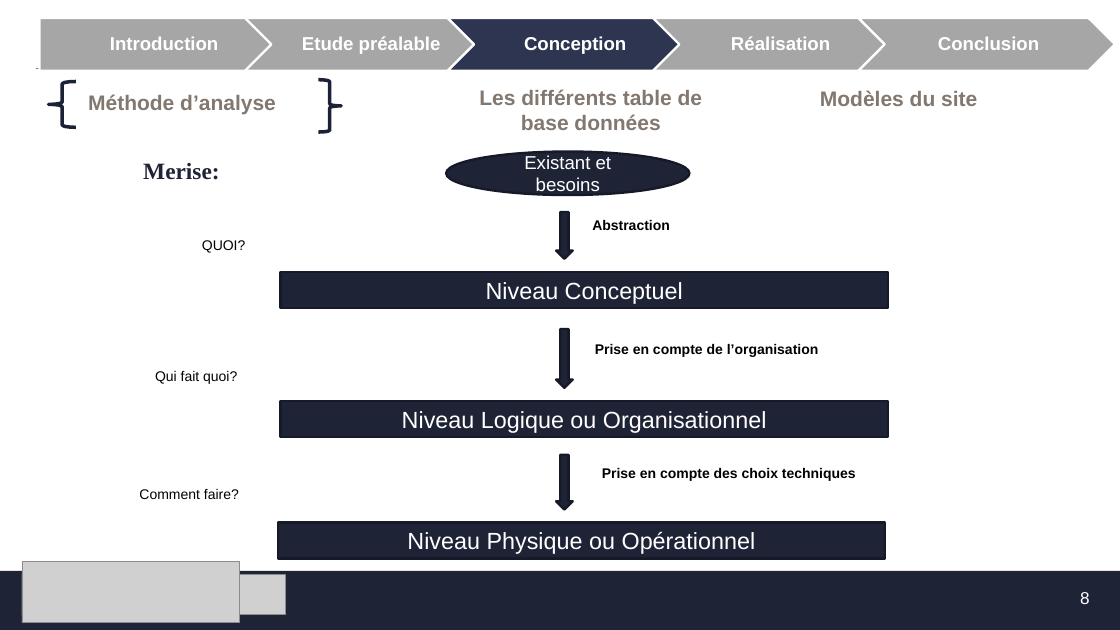
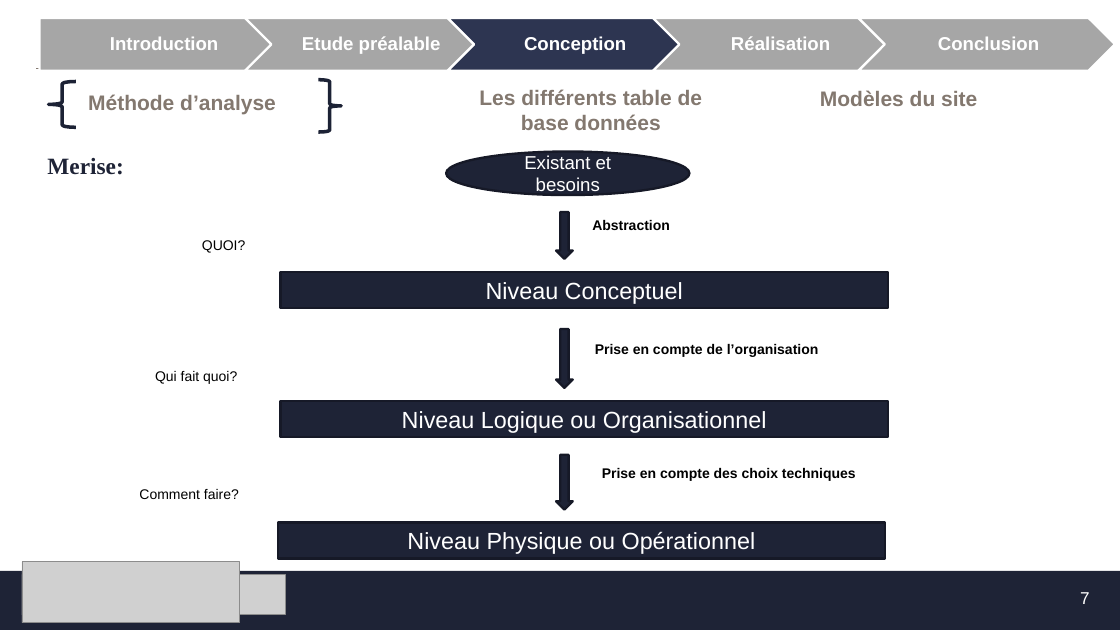
Before and after one commit to MF-13/E-Learning_Platforme, a slide deck: slide 7 of Présentation_PFE1.pptx (slide 8 before the commit). Drawn at 1120x630 pixels with LibreOffice and Linux fonts; fonts in the diff are those of the drawing; grey boxes stand for pictures; background and template pictures are left out. Boxes give left, top, right and bottom in pixels: in the first picture for what was removed or moved away, otherwise in the second. Text is boxed around its words. In the diff, an @@ line names an element or a change of style, - is before the commit and + after.

```diff
--- a/Présentation_PFE1.pptx
+++ b/Présentation_PFE1.pptx
@@ text "Merise:": place and size @@
-text "Merise:" at (143, 163, 219, 180)
+text "Merise:" at (47, 158, 123, 175)
@@ page number at (1080, 592, 1090, 604): text changed @@
-8
+7
```
Also in this commit, not shown: 6 other slides changed, 2 slides removed, 2 other files.
